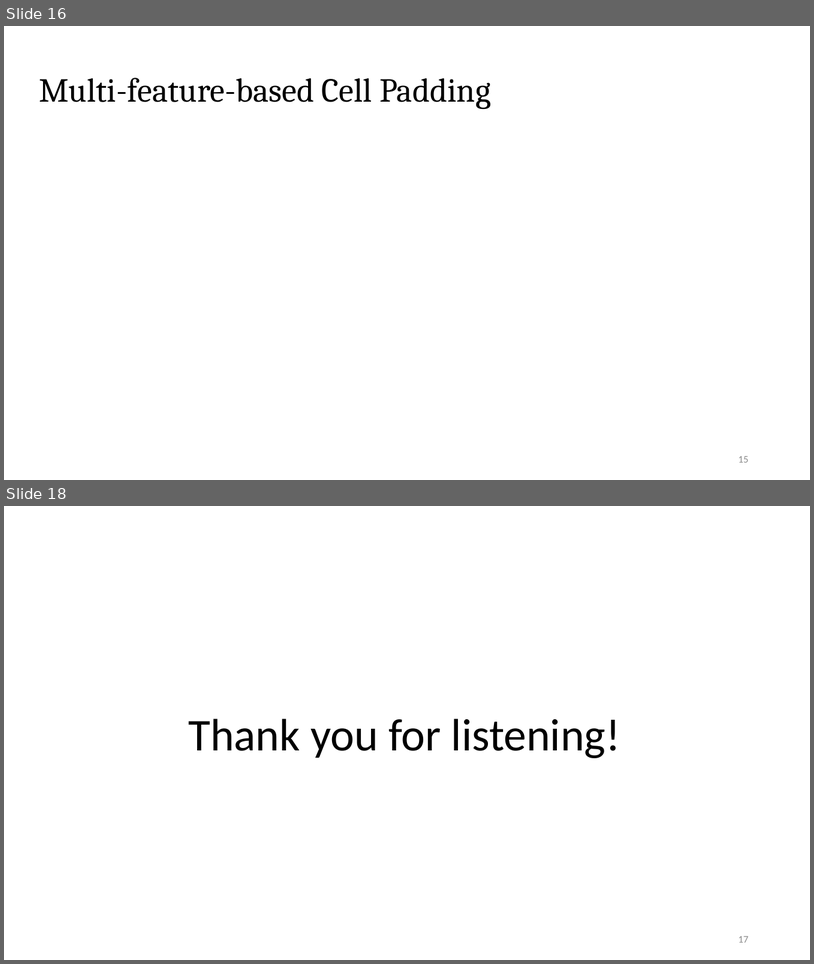
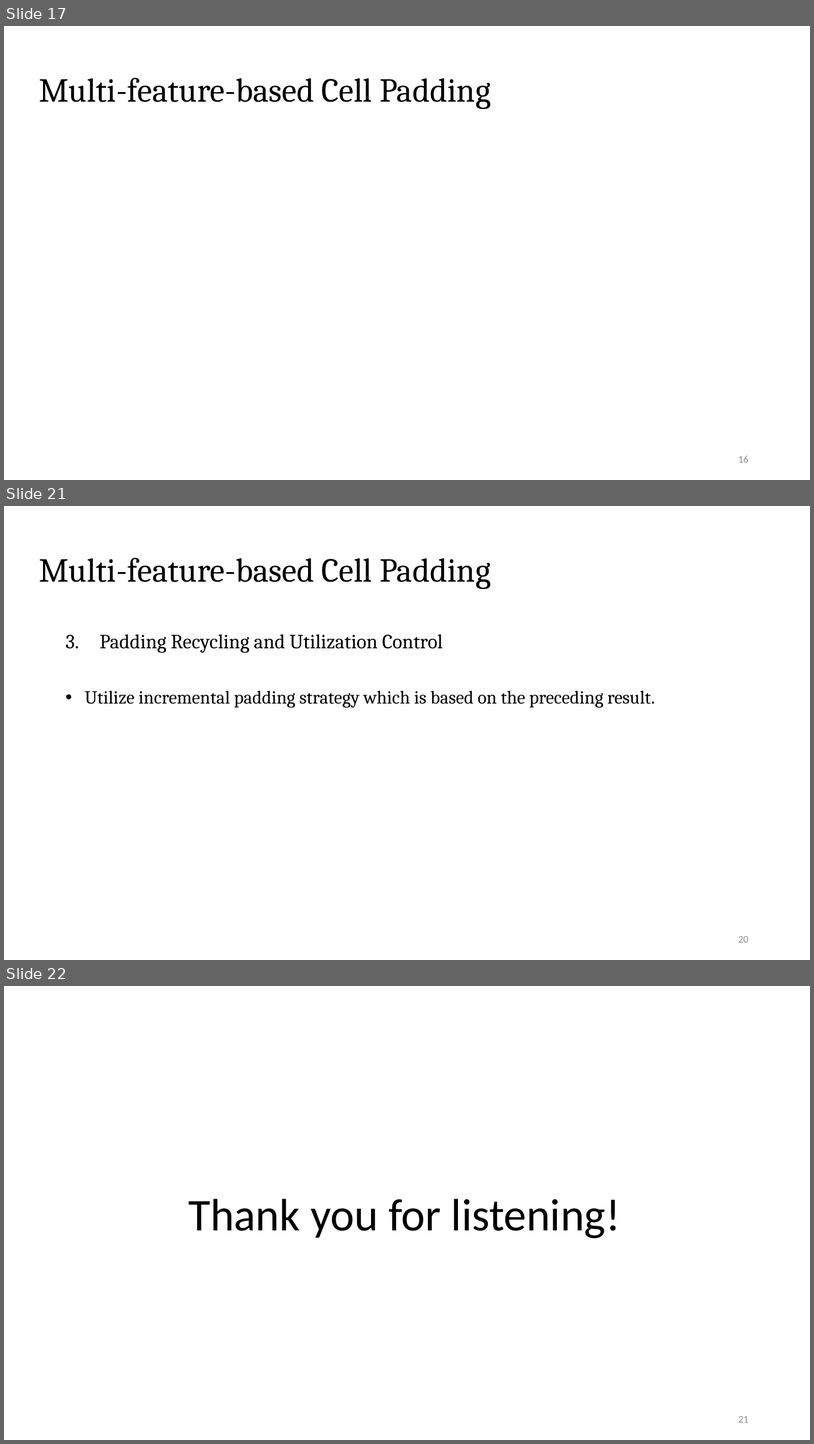
Before and after one commit to Pacific-Feng-Studuies/Studied-Papers, a slide deck: GM/Placement/PUFFER A Routability-Driven Placement Framework via Cell Padding/PUFFER A Routability-Driven Placement Framework via Cell Padding.pptx. Shown one above the other, each under a label of ours: slides 16 and 18 before the commit, slides 17, 21 and 22 after it; the slides between them are not shown. The pictures are 814x964 and 814x1444 pixels, drawn with LibreOffice and Linux fonts; fonts in the diff are those of the drawing; grey boxes stand for pictures. Boxes give left, top, right and bottom in pixels: in the first picture for what was removed or moved away, otherwise in the second. Text is boxed around its words. In the diff, an @@ line names an element or a change of style, - is before the commit and + after.

```diff
--- a/GM/Placement/PUFFER A Routability-Driven Placement Framework via Cell Padding/PUFFER A Routability-Driven Placement Framework via Cell Padding.pptx
+++ b/GM/Placement/PUFFER A Routability-Driven Placement Framework via Cell Padding/PUFFER A Routability-Driven Placement Framework via Cell Padding.pptx
@@ slide 21 added at (x1=4, y1=506, x2=810, y2=960), background #FFFFFF @@
@@ title added at (x1=39, y1=558, x2=491, y2=589), 40 pt, text #000000 @@
+Multi-feature-based Cell Padding
@@ text added at (x1=85, y1=634, x2=655, y2=708), 22 pt, text #000000 @@
+3. Padding Recycling and Utilization Control
+• Utilize incremental padding strategy which is based on the preceding result.
@@ page number added at (x1=738, y1=936, x2=749, y2=942), 12 pt, text #8C8C8C @@
+20
@@ what was slide 16 is now slide 17 @@
@@ page number at (x1=738, y1=456, x2=749, y2=462): text changed @@
-15
+16
@@ what was slide 18 is now slide 22 @@
@@ page number at (x1=738, y1=1416, x2=749, y2=1422): text changed @@
-17
+21
```
Also in this commit, not shown: 14 slides changed, 3 other slides added, 1 other file.
